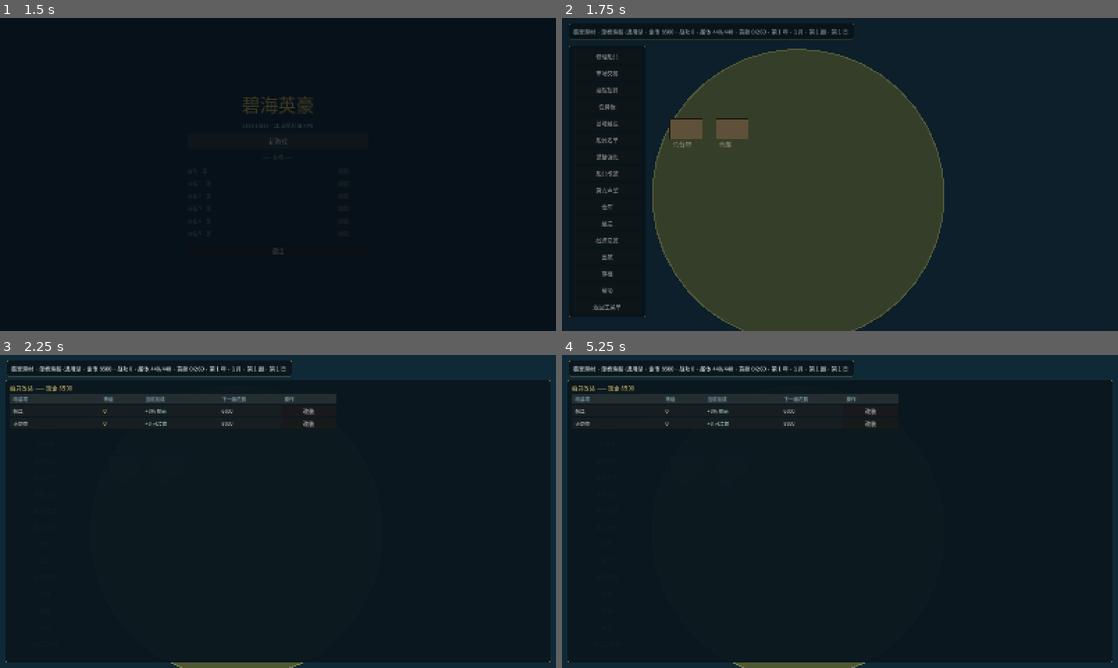
Above: before the commit, frames 1-4 (two rows, left to right).
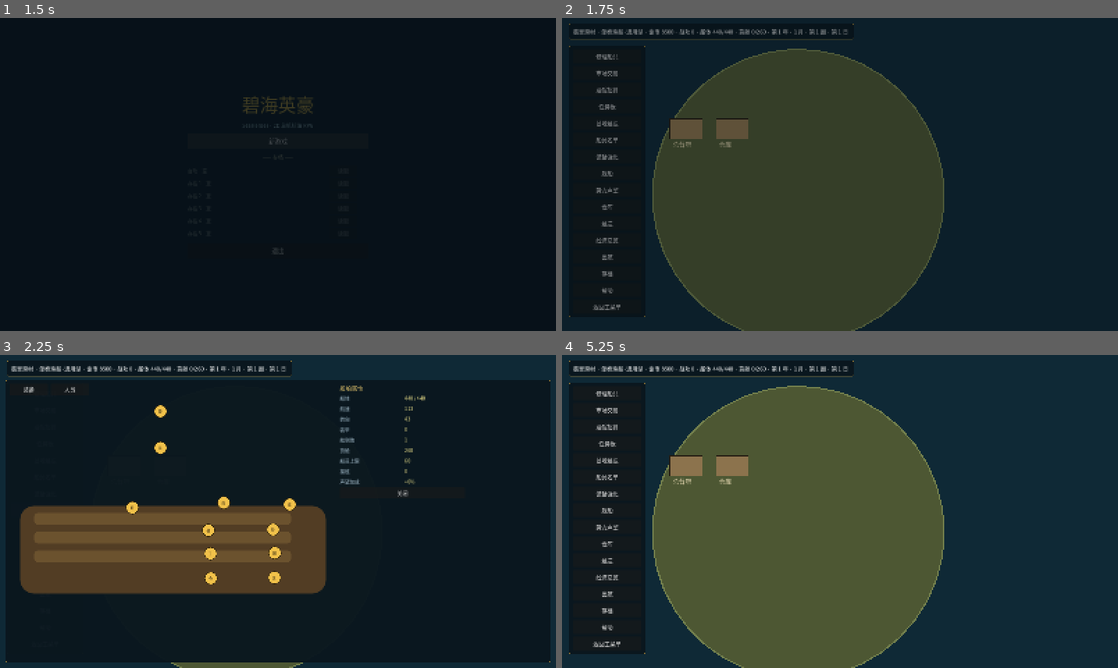
Above: after the commit, the same moments.

Repository: lucifermbbgh/OceanHero
Game: Godot game, scene res://scenes/main.tscn
The game is run twice, just before and just after one commit, with the same random seed, the same clock (stepped at 60 frames per second) and the same inputs.
Inputs (mouse positions are in pixels of both pictures, inside the frame that each line leads up to):
- Up to frame 1 (1.5 s): tap Enter at 0.5 s; move the mouse to (400, 158) at 0.52 s; hold D (steer_right) 0.53-1.25 s; tap B at 0.6 s; click (400, 158) at 0.67 s; tap Space at 0.77 s; click "新游戏" at 1.25 s
- Up to frame 2 (1.75 s): no input
- Up to frame 3 (2.25 s): click (44, 511) at 2 s, where only the run before the commit has a clickable "船只改装"
- Up to frame 4 (5.25 s): click (606, 511) at 2.75 s, where only the run after the commit has a clickable "舰船"; click (589, 389) at 3.5 s, where only the run after the commit has a clickable "装备"; click (634, 389) at 4.25 s, where only the run after the commit has a clickable "人员"; click (962, 492) at 5 s, where only the run after the commit has a clickable "关闭"

Frame 1 is identical in both runs. In frame 2, less than 0.1% of the frame differs, in the area x 6-11%, y 48-51%; in frame 3, 18%; in frame 4, 39%, in the area x 1-99%, y 8-99%.

Commit message:
feat(1.4.6): 舰船面板（船模插槽 + 双页签 + 属性栏）
- 插槽按模块锚点定位在船体上，显示模块/层/强化等级
- 装备页签：按槽位列装备，可安装/卸下
- 人员页签：按岗位列船员，可安排/撤下
- 插槽弹窗含强化信息与强化按钮
- 右侧属性栏实时读取 stats()
- 版本号 1.4.6；单元 66 + 集成 970 全绿

Diff:
--- a/project.godot
+++ b/project.godot
@@ -15,7 +15,7 @@
 run/main_scene="res://scenes/main.tscn"
 config/features=PackedStringArray("4.7", "GL Compatibility")
 config/icon="res://icon.svg"
-config/version="1.4.5"
+config/version="1.4.6"
 [autoload]
 
 EventBus="*res://scripts/core/event_bus.gd"
--- a/scripts/base/base_scene.gd
+++ b/scripts/base/base_scene.gd
@@ -144,7 +144,7 @@
 
 	_action_button(vb, "船员名单", _toggle_crew_panel)
 	_action_button(vb, "装备强化", _toggle_gear)
-	_action_button(vb, "船只改装", _toggle_mod)
+	_action_button(vb, "舰船", _toggle_ship)
 	_action_button(vb, "势力声望", _toggle_factions)
 	_action_button(vb, "仓库", _toggle_store)
 	if GameState.is_home_visit():
@@ -327,6 +327,49 @@
 	invest_list.add_theme_constant_override("separation", 6)
 	invest_list.custom_minimum_size = Vector2(1510, 0)
 	invscroll.add_child(invest_list)
+
+	# 舰船面板
+	ship_root = PanelContainer.new()
+	ship_root.position = Vector2(16, 72)
+	ship_root.custom_minimum_size = Vector2(1568, 812)
+	ship_root.add_theme_stylebox_override("panel", _panel_style())
+	ship_root.visible = false
+	root.add_child(ship_root)
+	var ship_hb := HBoxContainer.new()
+	ship_hb.add_theme_constant_override("separation", 10)
+	ship_root.add_child(ship_hb)
+	var ship_left := VBoxContainer.new()
+	ship_left.add_theme_constant_override("separation", 6)
+	ship_hb.add_child(ship_left)
+	var ship_tabs := HBoxContainer.new()
+	ship_tabs.add_theme_constant_override("separation", 8)
+	ship_left.add_child(ship_tabs)
+	for spec in [["gear", "装备"], ["crew", "人员"]]:
+		var tb := Button.new()
+		tb.text = String(spec[1])
+		tb.custom_minimum_size = Vector2(110, 34)
+		var key := String(spec[0])
+		tb.pressed.connect(func():
+			ship_tab = key
+			_rebuild_ship_panel())
+		ship_tabs.add_child(tb)
+	ship_area = Control.new()
+	ship_area.custom_minimum_size = ship_area_size
+	ship_area.size = ship_area_size
+	ship_left.add_child(ship_area)
+	var ship_right := VBoxContainer.new()
+	ship_right.add_theme_constant_override("separation", 6)
+	ship_right.custom_minimum_size = Vector2(360, 0)
+	ship_hb.add_child(ship_right)
+	_yard_title_to(ship_right, "舰船属性")
+	ship_stats_box = VBoxContainer.new()
+	ship_stats_box.add_theme_constant_override("separation", 8)
+	ship_right.add_child(ship_stats_box)
+	var ship_close := Button.new()
+	ship_close.text = "关闭"
+	ship_close.custom_minimum_size = Vector2(120, 30)
+	ship_close.pressed.connect(func(): ship_root.visible = false)
+	ship_right.add_child(ship_close)
 
 	# 声望兑换所面板
 	exch_root = PanelContainer.new()
@@ -2226,6 +2269,218 @@
 	if bool(r.get("ok", false)):
 		_rebuild_invest()
 		_refresh()
+
+# ---------------- 舰船面板（1.4.6） ----------------
+
+var ship_root: PanelContainer = null
+var ship_area: Control = null
+var ship_stats_box: VBoxContainer = null
+var ship_tab := "gear"
+var ship_area_size := Vector2(940, 600)
+
+func _toggle_ship() -> void:
+	if ship_root.visible:
+		ship_root.visible = false
+		return
+	_close_all_panels()
+	_rebuild_ship_panel()
+	ship_root.visible = true
+
+func _rebuild_ship_panel() -> void:
+	for c in ship_area.get_children():
+		ship_area.remove_child(c)
+		c.queue_free()
+	for c2 in ship_stats_box.get_children():
+		ship_stats_box.remove_child(c2)
+		c2.queue_free()
+	# 船体占位
+	var hull := Panel.new()
+	hull.position = Vector2(30, ship_area_size.y * 0.52)
+	hull.custom_minimum_size = Vector2(ship_area_size.x - 60, ship_area_size.y * 0.42)
+	hull.size = hull.custom_minimum_size
+	var st := StyleBoxFlat.new()
+	st.bg_color = Color(0.32, 0.24, 0.14)
+	st.set_corner_radius_all(40)
+	hull.add_theme_stylebox_override("panel", st)
+	ship_area.add_child(hull)
+	# 甲板条
+	for i in range(3):
+		var strip := Panel.new()
+		strip.position = Vector2(70, ship_area_size.y * 0.52 + 20 + i * 54)
+		strip.custom_minimum_size = Vector2(ship_area_size.x - 200, 34)
+		strip.size = strip.custom_minimum_size
+		var ss := StyleBoxFlat.new()
+		ss.bg_color = Color(0.42, 0.32, 0.18)
+		ss.set_corner_radius_all(12)
+		strip.add_theme_stylebox_override("panel", ss)
+		ship_area.add_child(strip)
+	# 插槽
+	for inst in GameState.ship_modules():
+		var mid: String = String(inst["module_id"])
+		var layer: int = int(inst["layer"])
+		var md: Resource = DataRegistry.modules.get(mid)
+		if md == null:
+			continue
+		var anchor: Vector2 = md.anchor
+		var btn := Button.new()
+		btn.custom_minimum_size = Vector2(38, 38)
+		btn.size = btn.custom_minimum_size
+		btn.position = Vector2(anchor.x * ship_area_size.x, anchor.y * ship_area_size.y) - btn.size * 0.5
+		btn.text = _ship_slot_text(mid, layer)
+		btn.add_theme_font_size_override("font_size", 11)
+		btn.add_theme_color_override("font_color", Color(0.15, 0.12, 0.05))
+		var style := StyleBoxFlat.new()
+		style.bg_color = Color(0.95, 0.76, 0.29)
+		style.set_corner_radius_all(19)
+		style.border_color = Color(0.2, 0.15, 0.05)
+		style.set_border_width_all(2)
+		btn.add_theme_stylebox_override("normal", style)
+		var midv := mid
+		var lv := layer
+		btn.pressed.connect(func(): _open_ship_slot(midv, lv))
+		ship_area.add_child(btn)
+	# 右侧属性
+	var stt: Dictionary = GameState.stats()
+	for pair in [
+		["船体", "%d / %d" % [int(GameState.hull_hp if GameState.hull_hp >= 0.0 else float(stt.get("hull_max", 0.0))), int(stt.get("hull_max", 0.0))]],
+		["航速", "%.0f" % float(stt.get("base_speed_px", 0.0))],
+		["转向", "%.0f" % float(stt.get("turn_rate", 0.0))],
+		["装甲", str(int(stt.get("armor", 0)))],
+		["舷侧炮", str(int(stt.get("guns_per_side", 0)))],
+		["货舱", str(int(stt.get("cargo_capacity", 0)))],
+		["船员上限", "%.0f" % float(stt.get("crew_max", 0.0))],
+		["接舷", str(int(stt.get("boarding", 0)))],
+		["声望加成", "%+d%%" % int(round(float(stt.get("rep_gain_bonus", 0.0)) * 100.0))],
+	]:
+		var hb := HBoxContainer.new()
+		hb.add_theme_constant_override("separation", 6)
+		ship_stats_box.add_child(hb)
+		hb.add_child(_lbl(String(pair[0]), 180, Color(0.66, 0.76, 0.82)))
+		hb.add_child(_lbl(String(pair[1]), 160, Color(0.95, 0.9, 0.55)))
+
+func _ship_slot_text(mid: String, layer: int) -> String:
+	var md: Resource = DataRegistry.modules.get(mid)
+	var short_name := String(md.display_name).substr(0, 1)
+	if layer > 0:
+		short_name += str(layer)
+	var lv := GameState.module_level(mid, layer)
+	if lv > 0:
+		short_name += "+%d" % lv
+	return short_name
+
+func _open_ship_slot(mid: String, layer: int) -> void:
+	var md: Resource = DataRegistry.modules.get(mid)
+	if md == null:
+		return
+	var dlg := AcceptDialog.new()
+	dlg.title = "%s%s" % [String(md.display_name), "（第 %d 层）" % (layer + 1) if layer > 0 else ""]
+	var vb := VBoxContainer.new()
+	vb.add_theme_constant_override("separation", 6)
+	dlg.add_child(vb)
+	# 强化信息
+	var lv := GameState.module_level(mid, layer)
+	var cap := GameState.module_level_cap()
+	var cost: Dictionary = GameState.module_upgrade_cost(mid, layer)
+	var info := "等级 %d / %d　强化：%d 金 · 木 %d · 铁 %d" % [
+		lv, cap, int(cost["gold"]), int(cost["timber"]), int(cost["iron"])]
+	vb.add_child(_lbl(info, 520, Color(0.85, 0.85, 0.7)))
+	if lv < cap:
+		var ub := Button.new()
+		ub.text = "强化"
+		ub.custom_minimum_size = Vector2(120, 30)
+		var midu := mid
+		var lvu := layer
+		ub.pressed.connect(func():
+			var r: Dictionary = GameState.upgrade_module(midu, lvu)
+			_log("强化成功：Lv%d" % int(r.get("level", 0)) if bool(r.get("ok", false)) else String(r.get("reason", "强化失败")))
+			dlg.queue_free()
+			_rebuild_ship_panel()
+			_refresh())
+		vb.add_child(ub)
+	vb.add_child(HSeparator.new())
+	if ship_tab == "gear":
+		_add_gear_options(vb, mid, layer)
+	else:
+		_add_crew_options(vb, mid, layer)
+	add_child(dlg)
+	dlg.popup_centered()
+
+func _gear_slot_of(mid: String, layer: int) -> String:
+	if mid == "deck":
+		return "figurehead" if layer == 0 else "plate"
+	var md: Resource = DataRegistry.modules.get(mid)
+	if md == null or md.gear_slots.is_empty():
+		return ""
+	return String(md.gear_slots[0])
+
+func _add_gear_options(vb: VBoxContainer, mid: String, layer: int) -> void:
+	var slot := _gear_slot_of(mid, layer)
+	if slot == "" or slot == "cannon":
+		vb.add_child(_lbl("该模块不设装备" if slot == "" else "火炮改装将在后续版本迁移", 420, Color(0.7, 0.7, 0.65)))
+		return
+	var current := String(GameState.equipped.get(slot, ""))
+	vb.add_child(_lbl("当前：%s" % ("无" if current == "" else current), 420, Color(0.85, 0.88, 0.85)))
+	for k in DataRegistry.gear.keys():
+		var g: Resource = DataRegistry.gear[k]
+		if g == null or String(g.slot) != slot:
+			continue
+		var btn := Button.new()
+		var mark := "（已装）" if String(g.id) == current else ""
+		btn.text = "%s%s  %s" % [String(g.display_name), mark, String(g.bonus_text())]
+		btn.custom_minimum_size = Vector2(460, 28)
+		var gid: StringName = g.id
+		var s2 := slot
+		btn.pressed.connect(func():
+			GameState.equipped[s2] = gid
+			_log("装备：%s" % String(g.display_name))
+			_rebuild_ship_panel()
+			_refresh())
+		vb.add_child(btn)
+	var off := Button.new()
+	off.text = "卸下"
+	off.custom_minimum_size = Vector2(120, 28)
+	var s3 := slot
+	off.pressed.connect(func():
+		GameState.equipped.erase(s3)
+		_rebuild_ship_panel()
+		_refresh())
+	vb.add_child(off)
+
+func _add_crew_options(vb: VBoxContainer, mid: String, layer: int) -> void:
+	var posts: Array = GameState.module_posts(mid)
+	if posts.is_empty():
+		vb.add_child(_lbl("该模块不设岗位", 360, Color(0.7, 0.7, 0.65)))
+		return
+	var cur: StringName = GameState.module_crew_of(mid, layer)
+	vb.add_child(_lbl("当前：%s" % ("空缺" if String(cur) == "" else String(cur)), 360,
+		Color(0.85, 0.88, 0.85)))
+	for c in GameState.crew_roster:
+		if not posts.has(c.role):
+			continue
+		var btn := Button.new()
+		btn.text = "%s（%s · 属性 %d）" % [String(c.display_name),
+			String(GameState.POST_NAMES.get(String(c.role), c.role)), int(c.stat)]
+		btn.custom_minimum_size = Vector2(420, 28)
+		var cid: StringName = c.crew_id
+		var midc := mid
+		var lvc := layer
+		btn.pressed.connect(func():
+			var r: Dictionary = GameState.assign_crew_to_module(cid, midc, lvc)
+			_log("安排船员成功" if bool(r.get("ok", false)) else String(r.get("reason", "失败")))
+			_rebuild_ship_panel()
+			_refresh())
+		vb.add_child(btn)
+	if cur != &"":
+		var off := Button.new()
+		off.text = "撤下"
+		off.custom_minimum_size = Vector2(120, 28)
+		var midc2 := mid
+		var lvc2 := layer
+		off.pressed.connect(func():
+			GameState.clear_module_crew(midc2, lvc2)
+			_rebuild_ship_panel()
+			_refresh())
+		vb.add_child(off)
 
 # ---------------- 声望兑换所（1.3.11） ----------------
 
@@ -2702,7 +2957,7 @@
 const FULL_PANELS := ["market_root", "yard_root", "tavern_root", "build_root",
 	"quest_root", "overview_root", "finance_root", "bank_root", "black_root",
 	"save_root", "rep_root", "help_root", "victory_root", "construct_root", "goods_root",
-	"crew_root", "gear_root", "mod_root", "store_root", "invest_root", "fac_root", "exch_root"]
+	"crew_root", "gear_root", "mod_root", "store_root", "invest_root", "fac_root", "exch_root", "ship_root"]
 
 var close_btn: Button = null
 var construct_root: PanelContainer = null
--- a/tests/integration/run.gd
+++ b/tests/integration/run.gd
@@ -27,6 +27,7 @@
 	await _test_exchange()
 	await _test_cross_port()
 	await _test_quest_board()
+	await _test_v146_ship_panel()
 	await _test_v145_module_upgrade()
 	await _test_v144_module_crew()
 	await _test_v143_gear_slots()
@@ -676,6 +677,38 @@
 	for i in range(n):
 		await get_tree().physics_frame
 
+# ---------------- 1.4.6 舰船面板 ----------------
+func _test_v146_ship_panel() -> void:
+	print("\n[1.4.6 舰船面板]")
+	GameState.reset_new_game()
+	var s = load("res://scenes/base/base_scene.tscn").instantiate()
+	add_child(s)
+	await _frames(3)
+	s._toggle_ship()
+	await _frames(1)
+	_ok(s.ship_root.visible, "舰船面板可打开")
+	var slots := 0
+	for c in s.ship_area.get_children():
+		if c is Button:
+			slots += 1
+	_ok(slots == GameState.ship_modules().size(), "插槽数与模块实例数一致",
+		"%d vs %d" % [slots, GameState.ship_modules().size()])
+	_ok(s.ship_stats_box.get_child_count() >= 9, "属性栏至少 9 项",
+		str(s.ship_stats_box.get_child_count()))
+	# 切换页签
+	s.ship_tab = "crew"
+	s._rebuild_ship_panel()
+	await _frames(1)
+	_ok(s.ship_area.get_child_count() > 0, "人员页可重建")
+	# 打开一个插槽弹窗（舵轮）
+	s.ship_tab = "gear"
+	s._open_ship_slot("rudder", 0)
+	await _frames(1)
+	_ok(true, "插槽弹窗可打开")
+	s.queue_free()
+	await _frames(2)
+	GameState.reset_new_game()
+
 # ---------------- 1.4.5 模块强化经济 ----------------
 func _test_v145_module_upgrade() -> void:
 	print("\n[1.4.5 模块强化]")
Not shown, added: docs/版本文档/1.4.6-升级说明.md
Not shown, changed: docs/版本文档/版本规划.md
